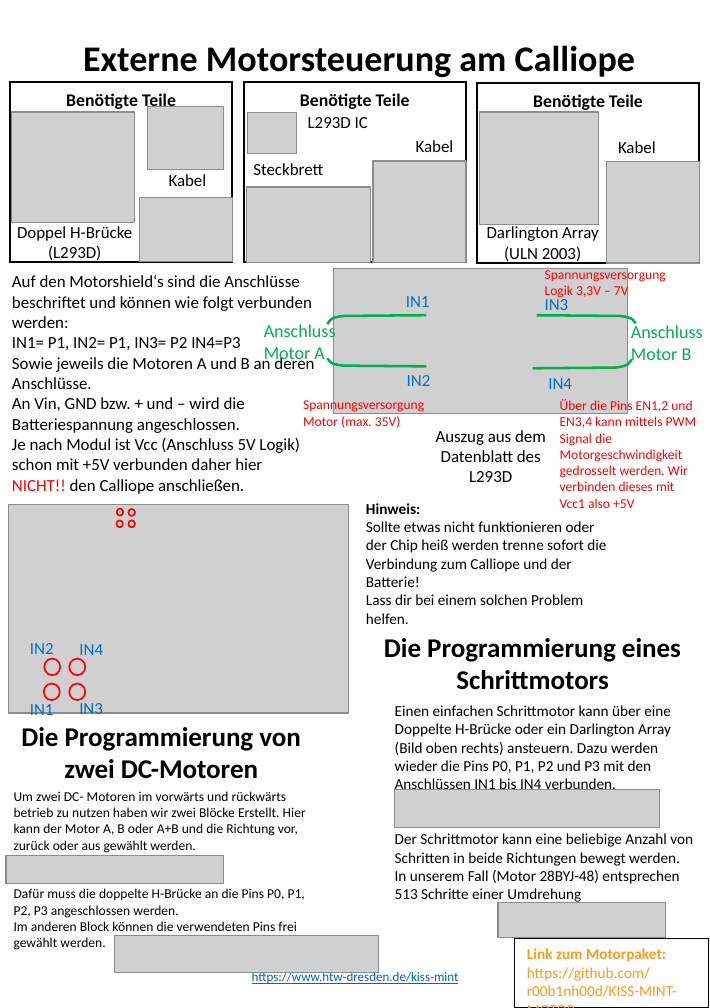
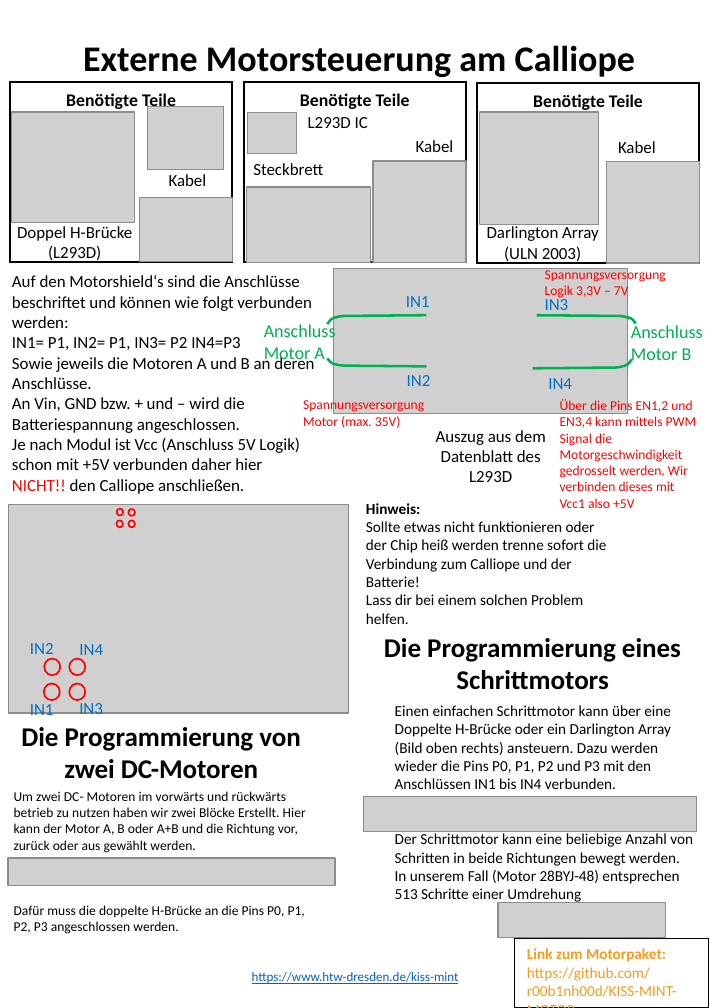
Before and after one commit to macim0/KISS_MINT, a slide deck: slide 5 of Handouts/Handouts-Motor_USR_Servo_IR.pptx. Drawn at 710x1008 pixels with LibreOffice and Linux fonts; fonts in the diff are those of the drawing; grey boxes stand for pictures. Boxes give left, top, right and bottom in pixels: in the first picture for what was removed or moved away, otherwise in the second. Text is boxed around its words. In the diff, an @@ line names an element or a change of style, - is before the commit and + after.

```diff
--- a/Handouts/Handouts-Motor_USR_Servo_IR.pptx
+++ b/Handouts/Handouts-Motor_USR_Servo_IR.pptx
@@ picture resized from (x1=395, y1=788, x2=659, y2=827) to (x1=363, y1=795, x2=695, y2=831) @@
@@ picture resized from (x1=6, y1=855, x2=224, y2=883) to (x1=9, y1=857, x2=335, y2=885) @@
@@ text at (x1=14, y1=921, x2=297, y2=950): paragraph removed @@
-Im anderen Block können die verwendeten Pins frei gewählt werden.
@@ picture removed at (x1=114, y1=934, x2=379, y2=971) @@
```
Also in this commit, not shown: 1 slide removed, 5 other files.
